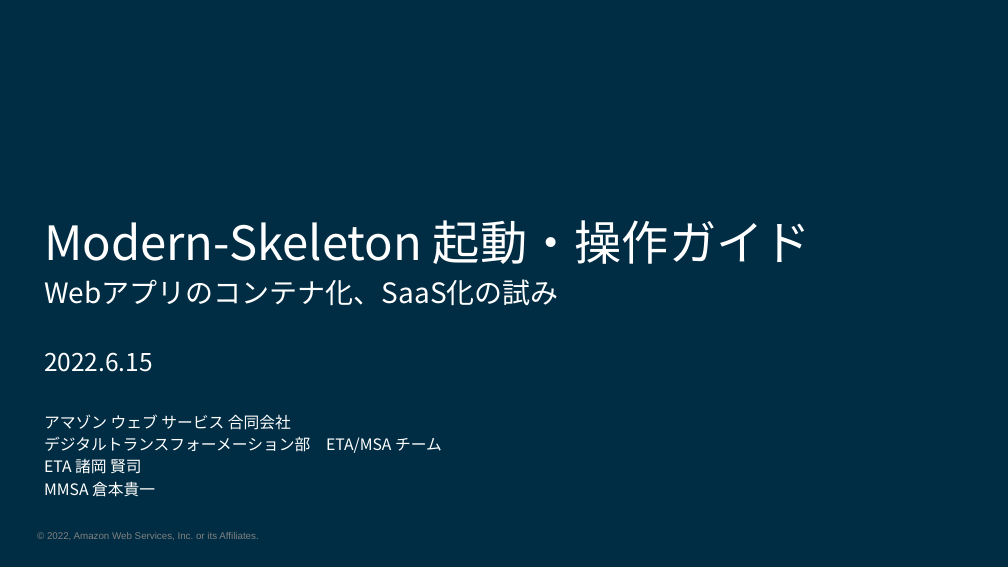
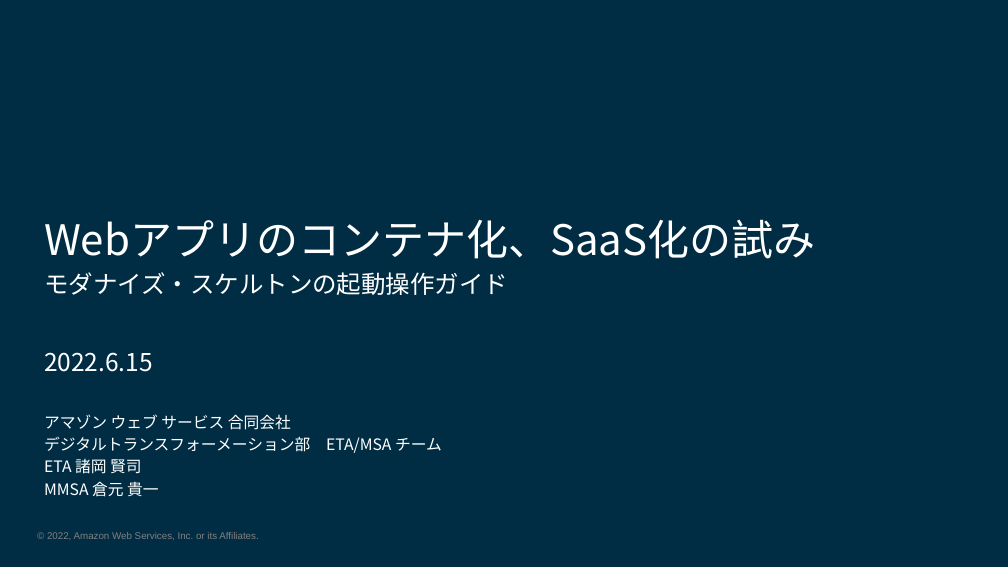
Before and after one commit to kmorooka/modern-skeleton, a slide deck: slide 1 of skeleton-guide.pptx. Drawn at 1008x567 pixels with LibreOffice and Linux fonts; fonts in the diff are those of the drawing; background and template pictures are left out. Boxes give left, top, right and bottom in pixels: in the first picture for what was removed or moved away, otherwise in the second. Text is boxed around its words. In the diff, an @@ line names an element or a change of style, - is before the commit and + after.

```diff
--- a/skeleton-guide.pptx
+++ b/skeleton-guide.pptx
@@ text at (44,220,811,264): paragraph removed @@
-Modern-Skeleton 起動・操作ガイド
@@ text at (44,219,815,259): size 32 to 48 pt in "Webアプリのコンテナ化、SaaS化の試み"; more space between paragraphs @@
@@ text at (44,272,508,295): paragraph added @@
+モダナイズ・スケルトンの起動操作ガイド
@@ text at (44,481,159,497): text changed @@
-MMSA 倉本貴一
+MMSA 倉元 貴一
```
Also in this commit, not shown: 2 other slides changed.
